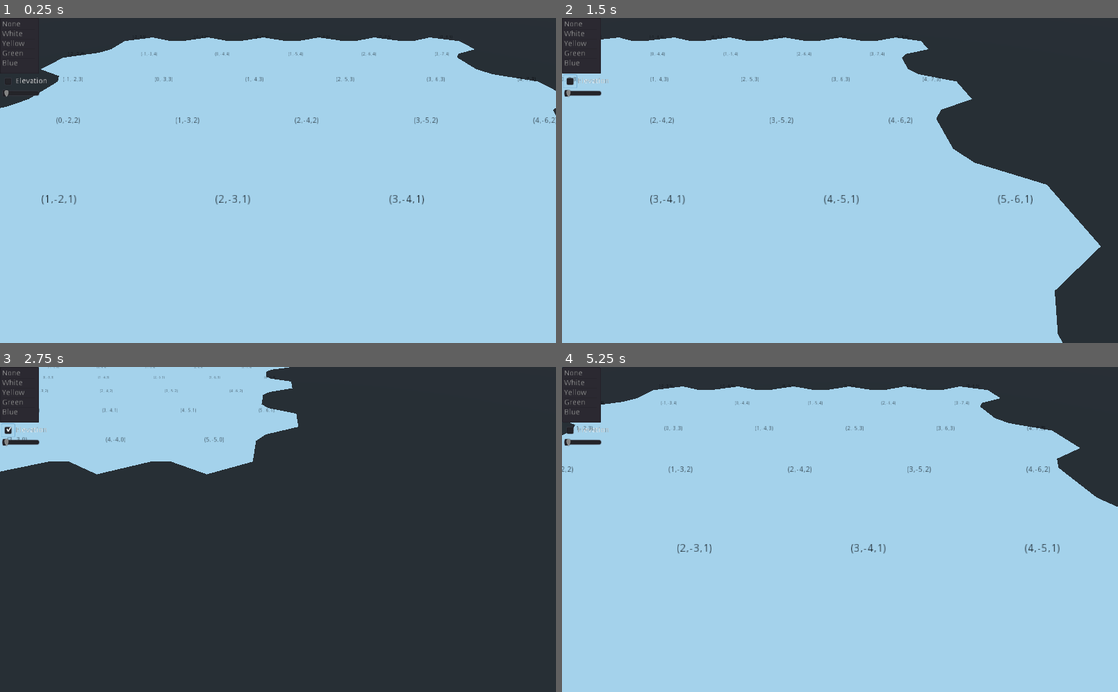
Above: before the commit, frames 1-4 (two rows, left to right).
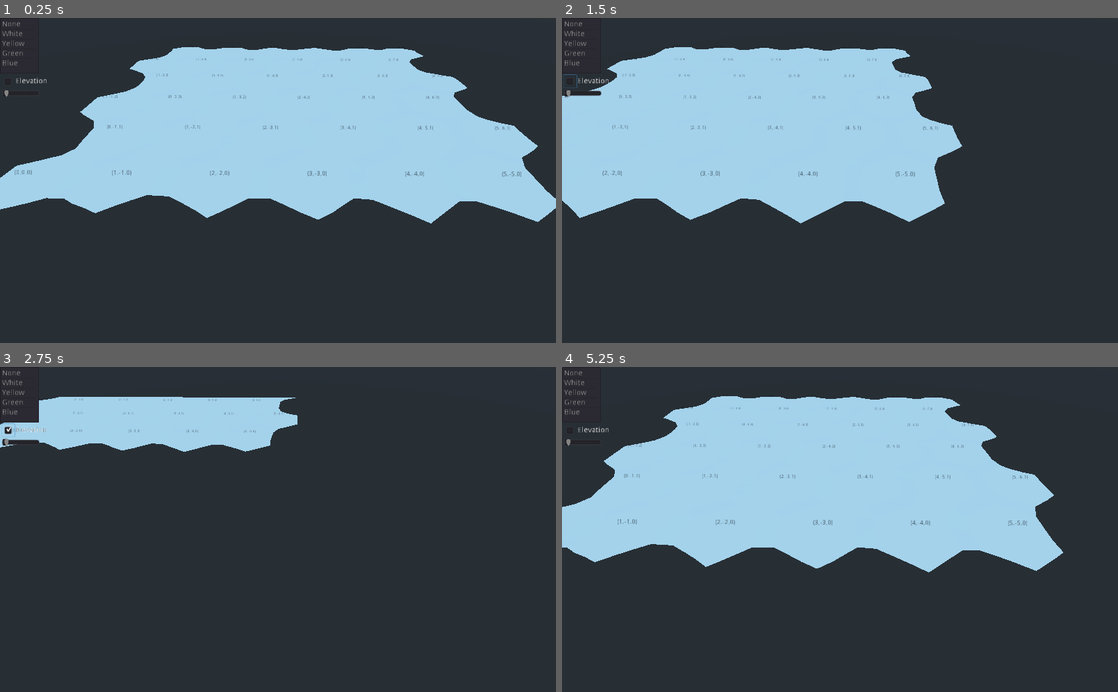
Above: after the commit, the same moments.

Repository: putschini/HexMap
Game: Godot game, scene res://Control.tscn
Same seed, same stepped clock (60 frames per second), same inputs: the game is played once before the commit and once after it.
Inputs (mouse positions are in pixels of both pictures, inside the frame that each line leads up to):
- Up to frame 1 (0.25 s): no input
- Up to frame 2 (1.5 s): click (567, 83) at 0.5 s; tap Enter at 1.25 s; move the mouse to (962, 164) at 1.27 s; press the mouse at (962, 164) at 1.28 s; hold Right (ui_right) from 1.28 s (still down)
- Up to frame 3 (2.75 s): tap Space at 2 s; move the mouse to (166, 545) at 2.02 s; release Right (ui_right) at 2.03 s; release the mouse at (166, 545) at 2.03 s; hold Down (ui_down) from 2.03 s (still down); click (166, 545) at 2.1 s
- Up to frame 4 (5.25 s): tap Enter at 2.75, 4.25 s; move the mouse to (895, 458) at 2.77 s; release Down (ui_down) at 2.78 s; press the mouse at (895, 458) at 2.78 s; hold Right (ui_right) 2.78-3.53 s; tap Space at 3.5, 5 s; move the mouse to (812, 594) at 3.52 s; release the mouse at (812, 594) at 3.53 s; hold Up (ui_up) 3.53-4.28 s; click (812, 594) at 3.6 s; move the mouse to (1006, 578) at 4.27 s; press the mouse at (1006, 578) at 4.28 s; hold Left (ui_left) from 4.28 s (still down); move the mouse to (673, 480) at 5.02 s; release the mouse at (673, 480) at 5.03 s; click (673, 480) at 5.1 s

The runs differ from the first frame. In frame 1, 53% of the frame differs, in the area x 0-100%, y 5-100%; in frame 2, 45%; in frame 3, 7.2%; in frame 4, 53%.

Commit message:
Part 4 - Adding irregularity

Diff:
--- a/Control.tscn
+++ b/Control.tscn
@@ -11,6 +11,6 @@
 [node name="HexGrid" parent="." instance=ExtResource( 1 )]
 
 [node name="Camera" parent="." instance=ExtResource( 2 )]
-transform = Transform( 1, 0, 0, 0, 0.707107, 0.707107, 0, -0.707107, 0.707107, 47.8046, 19.707, 0 )
+transform = Transform( 1, 0, 0, 0, 0.707107, 0.707107, 0, -0.707107, 0.707107, 45, 30, 30 )
 
 [node name="HexMapEditor" parent="." instance=ExtResource( 4 )]
--- /dev/null
+++ b/EdgeVertices.gd
@@ -0,0 +1,14 @@
+extends Node
+
+class_name EdgeVertices
+
+var v1 : Vector3
+var v2 : Vector3
+var v3 : Vector3
+var v4 : Vector3
+
+func _init(var corner1: Vector3, var corner2 : Vector3 ) -> void:
+	v1 = corner1
+	v2 = corner1.linear_interpolate(corner2, 1.0/3.0)
+	v3 = corner1.linear_interpolate(corner2, 2.0/3.0)
+	v4 = corner2
--- a/HexCell.gd
+++ b/HexCell.gd
@@ -17,6 +17,10 @@
 ######################### ELEVATION ############################
 var elevation : int
 
+func set_elevation(var new_elevation: int) -> void:
+	elevation = new_elevation
+	center.y = (elevation * HexMetrics.elevation_height) + ( HexMetrics.cell_perturb_elevation_strength * Noise.sampler.get_noise_3dv(coordinate.xyz()) )
+
 func get_edge_type(var direction: int):
 	return HexEdgeType.get_edge_type( elevation, neighbors[direction].elevation )
 
@@ -27,3 +31,4 @@
 	center = center_vec
 	coordinate = coord
 	neighbors.resize( HexDirection.values().size() )
+	set_elevation(0)
--- a/HexMapEditor.gd
+++ b/HexMapEditor.gd
@@ -1,7 +1,4 @@
 extends Control
-
-
-
 
 # Called when the node enters the scene tree for the first time.
 func _ready():
@@ -10,8 +7,8 @@
 func edit_cell(var cell: HexCell) -> void:
 	cell.color = color
 	if edit_elevation:
-		cell.elevation = elevation_value
-		cell.center.y = cell.elevation * HexMetrics.elevation_height
+#		cell.elevation = elevation_value
+		cell.set_elevation(elevation_value)
 
 var color := Color.white
 
--- a/HexMesh.gd
+++ b/HexMesh.gd
@@ -29,74 +29,84 @@
 
 func triangulate_direction( var cell : HexCell, var direction : int ) -> void:
 	var center = cell.center
-	var first_solid_corner = center + HexMetrics.get_first_solid_corner(direction)
-	var second_solid_corner = center + HexMetrics.get_second_solid_corner(direction)
-
-	add_triangle( center, first_solid_corner, second_solid_corner )
-	add_triangle_color(cell.color, cell.color, cell.color)
+#	var first_solid_corner = center + HexMetrics.get_first_solid_corner(direction)
+#	var second_solid_corner = center + HexMetrics.get_second_solid_corner(direction)
+	var edge = EdgeVertices.new(center + HexMetrics.get_first_solid_corner(direction), center + HexMetrics.get_second_solid_corner(direction) )
+	triangulate_edge_fan(center, edge, cell.color)
+
+#	add_triangle( center, first_solid_corner, second_solid_corner )
+#	add_triangle_color(cell.color, cell.color, cell.color)
 	# Only triangulate half the connection because connection go from cell solid corner to neighbor solid corner
 	if direction <= HexDirection.SE:
-		triangulate_connection( cell, direction, first_solid_corner, second_solid_corner )
-
-func triangulate_connection( var cell : HexCell, var direction : int, var first_solid_corner : Vector3, var second_solid_corner : Vector3 ) -> void:
+#		triangulate_connection( cell, direction, first_solid_corner, second_solid_corner )
+		triangulate_connection( cell, direction, edge )
+
+func triangulate_connection( var cell : HexCell, var direction : int, var edge : EdgeVertices) -> void:
+#func triangulate_connection( var cell : HexCell, var direction : int, var first_solid_corner : Vector3, var second_solid_corner : Vector3 ) -> void:
 	var neighbor = cell.neighbors[direction]
 	if neighbor == null:
 		return
 
-	var blend_bridge = HexMetrics.get_blend_bridge(direction)
-	var neighbor_elevation_offset = HexMetrics.get_elevation_offset(neighbor.elevation - cell.elevation)
-	var first_bridge_corner = first_solid_corner + blend_bridge + neighbor_elevation_offset
-	var second_bridge_corner = second_solid_corner + blend_bridge + neighbor_elevation_offset
+	var blend_bridge_offset = HexMetrics.get_blend_bridge(direction)
+	blend_bridge_offset.y = neighbor.center.y - cell.center.y
+
+	var neighbor_edge = EdgeVertices.new(edge.v1 + blend_bridge_offset, edge.v4 + blend_bridge_offset)
+	if abs(blend_bridge_offset.y) > 1:
+		print(blend_bridge_offset.y)
+		print(neighbor_edge.v1 - edge.v1)
+#	var first_bridge_corner = edge.v1 + blend_bridge
+#	first_bridge_corner.y = neighbor.center.y
+#	var second_bridge_corner = edge.v4 + blend_bridge
+#	second_bridge_corner.y = neighbor.center.y
 
 	# Rectangle blending region between hexagons
 	if cell.get_edge_type(direction) == HexEdgeType.Slop:
-		triangulate_slop_edge(first_solid_corner, second_solid_corner, cell, first_bridge_corner, second_bridge_corner, neighbor)
+		triangulate_slop_edge(edge, cell, neighbor_edge, neighbor)
+#		triangulate_slop_edge(first_solid_corner, second_solid_corner, cell, first_bridge_corner, second_bridge_corner, neighbor)
 	else:
-		add_quad( first_solid_corner, second_solid_corner, first_bridge_corner, second_bridge_corner )
-		add_quad_color2(cell.color, neighbor.color)
+		triangulate_edge_strip(edge, cell.color, neighbor_edge, neighbor.color)
+#		add_quad( first_solid_corner, second_solid_corner, first_bridge_corner, second_bridge_corner )
+#		add_quad_color2(cell.color, neighbor.color)
 
 	var next_neighbor = cell.neighbors[HexDirection.next(direction)]
 	# Only add the triangle connection in two direction, to not produce overlaping triangles
 	if direction <= HexDirection.E and next_neighbor != null:
-		var next_neighbor_bridge_corner = second_solid_corner + HexMetrics.get_blend_bridge( HexDirection.next(direction) ) + HexMetrics.get_elevation_offset(next_neighbor.elevation - cell.elevation)
-
+		var next_neighbor_bridge_corner = edge.v4 + HexMetrics.get_blend_bridge( HexDirection.next(direction) ) # + HexMetrics.get_elevation_offset(next_neighbor.elevation - cell.elevation)
+		next_neighbor_bridge_corner.y = next_neighbor.center.y
 		#Ajust cells so the triangulation becomes easier, always triangulate from the bottom to the left and right
 		if cell.elevation <= neighbor.elevation:
 			if cell.elevation <= next_neighbor.elevation:
-#				print("cell.elevation <= next_neighbor.elevation")
-				triangulate_corner(second_solid_corner, cell, second_bridge_corner, neighbor, next_neighbor_bridge_corner, next_neighbor)
+				triangulate_corner(edge.v4, cell, neighbor_edge.v4, neighbor, next_neighbor_bridge_corner, next_neighbor)
 			else:
-#				print("ELSEcell.elevation <= next_neighbor.elevation")
-				triangulate_corner(next_neighbor_bridge_corner, next_neighbor, second_solid_corner, cell, second_bridge_corner, neighbor)
+				triangulate_corner(next_neighbor_bridge_corner, next_neighbor, edge.v4, cell, neighbor_edge.v4, neighbor)
 		elif neighbor.elevation <= next_neighbor.elevation:
-#			print("elif neighbor.elevation <= next_neighbor.elevation:")
-			triangulate_corner(second_bridge_corner, neighbor, next_neighbor_bridge_corner, next_neighbor, second_solid_corner, cell)
+			triangulate_corner(neighbor_edge.v4, neighbor, next_neighbor_bridge_corner, next_neighbor, edge.v4, cell)
 		else:
-#			print("else")
-			triangulate_corner(next_neighbor_bridge_corner, next_neighbor, second_solid_corner, cell, second_bridge_corner, neighbor)
-#		add_triangle( second_solid_corner, second_bridge_corner, next_neighbor_bridge_corner )
-#		add_triangle_color( cell.color, neighbor.color, next_neighbor.color )
-
-func triangulate_slop_edge( var left_begin_edge: Vector3, var right_begin_edge: Vector3, var begin_cell: HexCell,
-							var left_end_edge: Vector3, var right_end_edge: Vector3, var end_cell: HexCell ) -> void:
-	var left_next_edge = HexMetrics.terrace_lerp_interpolation(left_begin_edge, left_end_edge, 1)
-	var right_next_edge = HexMetrics.terrace_lerp_interpolation(right_begin_edge, right_end_edge, 1)
+			triangulate_corner(next_neighbor_bridge_corner, next_neighbor, edge.v4, cell, neighbor_edge.v4, neighbor)
+
+func triangulate_slop_edge( var begin_edge: EdgeVertices, var begin_cell: HexCell, var end_edge: EdgeVertices, var end_cell: HexCell ) -> void:
+#	var left_next_edge = HexMetrics.terrace_lerp_interpolation(left_begin_edge, left_end_edge, 1)
+#	var right_next_edge = HexMetrics.terrace_lerp_interpolation(right_begin_edge, right_end_edge, 1)
+	var next_edge = HexMetrics.terrace_lerp_edge_interpolation(begin_edge, end_edge, 1)
 	var next_color = HexMetrics.tearrace_lerp_color_interpolation(begin_cell.color, end_cell.color, 1)
-	add_quad(left_begin_edge, right_begin_edge, left_next_edge, right_next_edge)
-	add_quad_color2(begin_cell.color, next_color)
+#	add_quad(left_begin_edge, right_begin_edge, left_next_edge, right_next_edge)
+#	add_quad_color2(begin_cell.color, next_color)
+	triangulate_edge_strip( begin_edge, begin_cell.color, next_edge, next_color )
 	for i in range(2, HexMetrics.terrace_steps):
-		var left_aux_edge = left_next_edge
-		var right_aux_edge = right_next_edge
+#		var left_aux_edge = left_next_edge
+#		var right_aux_edge = right_next_edge
+		var aux_edge = next_edge
 		var aux_color = next_color
-		left_next_edge = HexMetrics.terrace_lerp_interpolation(left_begin_edge, left_end_edge, i)
-		right_next_edge = HexMetrics.terrace_lerp_interpolation(right_begin_edge, right_end_edge, i)
+#		left_next_edge = HexMetrics.terrace_lerp_interpolation(left_begin_edge, left_end_edge, i)
+#		right_next_edge = HexMetrics.terrace_lerp_interpolation(right_begin_edge, right_end_edge, i)
+		next_edge = HexMetrics.terrace_lerp_edge_interpolation(begin_edge, end_edge, i)
 		next_color = HexMetrics.tearrace_lerp_color_interpolation(begin_cell.color, end_cell.color, i)
-		add_quad(left_aux_edge, right_aux_edge, left_next_edge, right_next_edge)
-		add_quad_color2(aux_color, next_color)
-#	add_quad( left_begin_edge, right_begin_edge, left_end_edge, right_end_edge)
-#	add_quad_color2(begin_cell.color, end_cell.color)
-	add_quad(left_next_edge, right_next_edge, left_end_edge, right_end_edge)
-	add_quad_color2(next_color, end_cell.color)
+#		add_quad(left_aux_edge, right_aux_edge, left_next_edge, right_next_edge)
+#		add_quad_color2(aux_color, next_color)
+		triangulate_edge_strip(aux_edge, aux_color, next_edge, next_color)
+	triangulate_edge_strip(next_edge, next_color, end_edge, end_cell.color)
+#	add_quad(left_next_edge, right_next_edge, left_end_edge, right_end_edge)
+#	add_quad_color2(next_color, end_cell.color)
 
 # Triangle blending region between hexagons
 # Triangulates from the bottom to the left and right
@@ -171,7 +181,7 @@
 #Create a boundary line because diffence between slop and cliff triangulations
 func triangulate_slop_cliff_corner(var begin_edge: Vector3, var begin_cell: HexCell, var left_edge: Vector3, var left_cell: HexCell, var right_edge: Vector3, var right_cell: HexCell) -> void:
 	var boundary_ratio = abs(1.0 / (right_cell.elevation - begin_cell.elevation))
-	var boundary_edge = begin_edge.linear_interpolate(right_edge, boundary_ratio)
+	var boundary_edge = perturb(begin_edge).linear_interpolate(perturb(right_edge), boundary_ratio)
 	var boundary_color = begin_cell.color.linear_interpolate(right_cell.color, boundary_ratio)
 	#Left slop corner
 	triangulate_slop_boundary_corner( begin_edge, begin_cell, left_edge, left_cell, boundary_edge, boundary_color )
@@ -179,14 +189,15 @@
 	if left_cell.get_cell_edge_type(right_cell) == HexEdgeType.Slop:
 		triangulate_slop_boundary_corner(left_edge, left_cell, right_edge, right_cell, boundary_edge, boundary_color)
 	else:
-		add_triangle(left_edge, right_edge, boundary_edge)
+#		add_triangle(left_edge, right_edge, boundary_edge)
+		add_triangle_unperturbed(perturb(left_edge), perturb(right_edge), boundary_edge)
 		add_triangle_color(left_cell.color, right_cell.color, boundary_color)
 
 #Triangulate corner between a cliff and a slop
 #Create a boundary line because diffence between slop and cliff triangulations
 func triangulate_cliff_slop_corner(var begin_edge: Vector3, var begin_cell: HexCell, var left_edge: Vector3, var left_cell: HexCell, var right_edge: Vector3, var right_cell: HexCell) -> void:
 	var boundary_ratio = abs(1.0 / (left_cell.elevation - begin_cell.elevation))
-	var boundary_edge = begin_edge.linear_interpolate(left_edge, boundary_ratio)
+	var boundary_edge = perturb(begin_edge).linear_interpolate(perturb(left_edge), boundary_ratio)
 	var boundary_color = begin_cell.color.linear_interpolate(left_cell.color, boundary_ratio)
 	#Left slop corner
 	triangulate_slop_boundary_corner(right_edge, right_cell, begin_edge, begin_cell, boundary_edge, boundary_color )
@@ -194,28 +205,61 @@
 	if left_cell.get_cell_edge_type(right_cell) == HexEdgeType.Slop:
 		triangulate_slop_boundary_corner(left_edge, left_cell, right_edge, right_cell, boundary_edge, boundary_color)
 	else:
-		add_triangle(left_edge, right_edge, boundary_edge)
+#		add_triangle(left_edge, right_edge, boundary_edge)
+		add_triangle_unperturbed(perturb(left_edge), perturb(right_edge), boundary_edge)
 		add_triangle_color(left_cell.color, right_cell.color, boundary_color)
 
 #Triangulate slop corner to boundary edge
 func triangulate_slop_boundary_corner(var begin_edge: Vector3, var begin_cell: HexCell, var left_edge: Vector3, var left_cell: HexCell, var boundary_edge: Vector3, var boundary_color: Color) -> void:
-	var left_next_edge = HexMetrics.terrace_lerp_interpolation(begin_edge, left_edge, 1)
+	var left_next_edge = perturb(HexMetrics.terrace_lerp_interpolation(begin_edge, left_edge, 1))
 	var left_next_color = HexMetrics.tearrace_lerp_color_interpolation(begin_cell.color, left_cell.color, 1)
 
-	add_triangle(begin_edge, left_next_edge, boundary_edge)
+#	add_triangle(begin_edge, left_next_edge, boundary_edge)
+	add_triangle_unperturbed( perturb(begin_edge), left_next_edge, boundary_edge )
 	add_triangle_color(begin_cell.color, left_next_color, boundary_color)
 	for i in range(2, HexMetrics.terrace_steps):
 		var left_aux_edge = left_next_edge
 		var left_aux_color = left_next_color
-		left_next_edge = HexMetrics.terrace_lerp_interpolation(begin_edge, left_edge, i)
+		left_next_edge = perturb(HexMetrics.terrace_lerp_interpolation(begin_edge, left_edge, i))
 		left_next_color = HexMetrics.tearrace_lerp_color_interpolation(begin_cell.color, left_cell.color, i)
-		add_triangle(left_aux_edge, left_next_edge, boundary_edge)
+#		add_triangle(left_aux_edge, left_next_edge, boundary_edge)
+		add_triangle_unperturbed(left_aux_edge, left_next_edge, boundary_edge)
 		add_triangle_color(left_aux_color, left_next_color, boundary_color)
 
-	add_triangle(left_next_edge, left_edge, boundary_edge)
+#	add_triangle(left_next_edge, left_edge, boundary_edge)
+	add_triangle_unperturbed(left_next_edge, perturb(left_edge), boundary_edge)
 	add_triangle_color(left_next_color, left_cell.color, boundary_color)
 
+func triangulate_edge_fan(var center_vertice: Vector3, var edge: EdgeVertices, var color: Color) -> void:
+	add_triangle(center_vertice, edge.v1, edge.v2)
+	add_triangle_color1(color)
+	add_triangle(center_vertice, edge.v2, edge.v3)
+	add_triangle_color1(color)
+	add_triangle(center_vertice, edge.v3, edge.v4)
+	add_triangle_color1(color)
+
+func triangulate_edge_strip(var left_edge: EdgeVertices, var left_color: Color, var right_edge: EdgeVertices, var right_color: Color) -> void:
+	add_quad(left_edge.v1, left_edge.v2, right_edge.v1, right_edge.v2)
+	add_quad_color2(left_color, right_color)
+	add_quad(left_edge.v2, left_edge.v3, right_edge.v2, right_edge.v3)
+	add_quad_color2(left_color, right_color)
+	add_quad(left_edge.v3, left_edge.v4, right_edge.v3, right_edge.v4)
+	add_quad_color2(left_color, right_color)
+
+func perturb(var position: Vector3) -> Vector3:
+	var pertub = Noise.sample_3d(position)
+	var ret = Vector3()
+	ret.x = position.x + pertub.x * HexMetrics.cell_perturb_strength
+	ret.y = position.y
+	ret.z = position.z + pertub.z * HexMetrics.cell_perturb_strength
+	return ret
+
 func add_triangle( var v1 : Vector3, var  v2 : Vector3, var  v3 : Vector3 ) -> void:
+	vertices.push_back(perturb(v1));
+	vertices.push_back(perturb(v2));
+	vertices.push_back(perturb(v3));
+
+func add_triangle_unperturbed(var v1: Vector3, var v2: Vector3, var v3: Vector3) -> void:
 	vertices.push_back(v1);
 	vertices.push_back(v2);
 	vertices.push_back(v3);
@@ -225,14 +269,17 @@
 	colors.push_back(color2)
 	colors.push_back(color3)
 
+func add_triangle_color1(var color: Color) -> void:
+	add_triangle_color(color, color, color)
+
 func add_quad( var v1 : Vector3, var  v2 : Vector3, var  v3 : Vector3, var  v4 : Vector3 ) -> void:
-	vertices.push_back(v1);
-	vertices.push_back(v3);
-	vertices.push_back(v2);
-
-	vertices.push_back(v2);
-	vertices.push_back(v3);
-	vertices.push_back(v4);
+	vertices.push_back(perturb(v1));
+	vertices.push_back(perturb(v3));
+	vertices.push_back(perturb(v2));
+
+	vertices.push_back(perturb(v2));
+	vertices.push_back(perturb(v3));
+	vertices.push_back(perturb(v4));
 
 func add_quad_color( var c1 : Color, var c2 : Color, var c3 : Color, var c4 : Color ) -> void:
 	colors.push_back( c1 )
--- a/HexMetrics.gd
+++ b/HexMetrics.gd
@@ -1,5 +1,4 @@
 class_name HexMetrics
-
 
 ####################### Hexagon Geometry ########################
 #################################################################
@@ -101,3 +100,14 @@
 static func tearrace_lerp_color_interpolation(var a: Color, var b: Color, var step: int) -> Color:
 	var horizontal_offset = step * horizontal_terrace_step_size
 	return a.linear_interpolate(b, horizontal_offset)
+
+static func terrace_lerp_edge_interpolation(var a: EdgeVertices, var b: EdgeVertices, var step: int) -> EdgeVertices:
+	var ret = EdgeVertices.new(a.v1, b.v1)
+	ret.v1 = terrace_lerp_interpolation(a.v1, b.v1, step)
+	ret.v2 = terrace_lerp_interpolation(a.v2, b.v2, step)
+	ret.v3 = terrace_lerp_interpolation(a.v3, b.v3, step)
+	ret.v4 = terrace_lerp_interpolation(a.v4, b.v4, step)
+	return ret
+
+const cell_perturb_strength := 5.0
+const cell_perturb_elevation_strength := 1.5
--- /dev/null
+++ b/Noise.gd
@@ -0,0 +1,12 @@
+extends Node
+
+var sampler : OpenSimplexNoise
+
+func _ready():
+	sampler = OpenSimplexNoise.new()
+	sampler.seed = 42424242
+	sampler.octaves = 4
+	sampler.persistence = 0.8
+
+func sample_3d(var position: Vector3) -> Vector3:
+	return Vector3( sampler.get_noise_3d(position.x, position.y, position.z), sampler.get_noise_3d(position.y, position.z, position.x), sampler.get_noise_3d(position.z, position.x, position.y) )
--- a/project.godot
+++ b/project.godot
@@ -9,6 +9,11 @@
 config_version=4
 
 _global_script_classes=[ {
+"base": "Node",
+"class": "EdgeVertices",
+"language": "GDScript",
+"path": "res://EdgeVertices.gd"
+}, {
 "base": "Reference",
 "class": "HexCell",
 "language": "GDScript",
@@ -40,6 +45,7 @@
 "path": "res://HexMetrics.gd"
 } ]
 _global_script_class_icons={
+"EdgeVertices": "",
 "HexCell": "",
 "HexCoordinate": "",
 "HexDirection": "",
@@ -53,6 +59,10 @@
 config/name="Fantasy Civ"
 run/main_scene="res://Control.tscn"
 config/icon="res://icon.png"
+
+[autoload]
+
+Noise="*res://Noise.gd"
 
 [gui]
 
